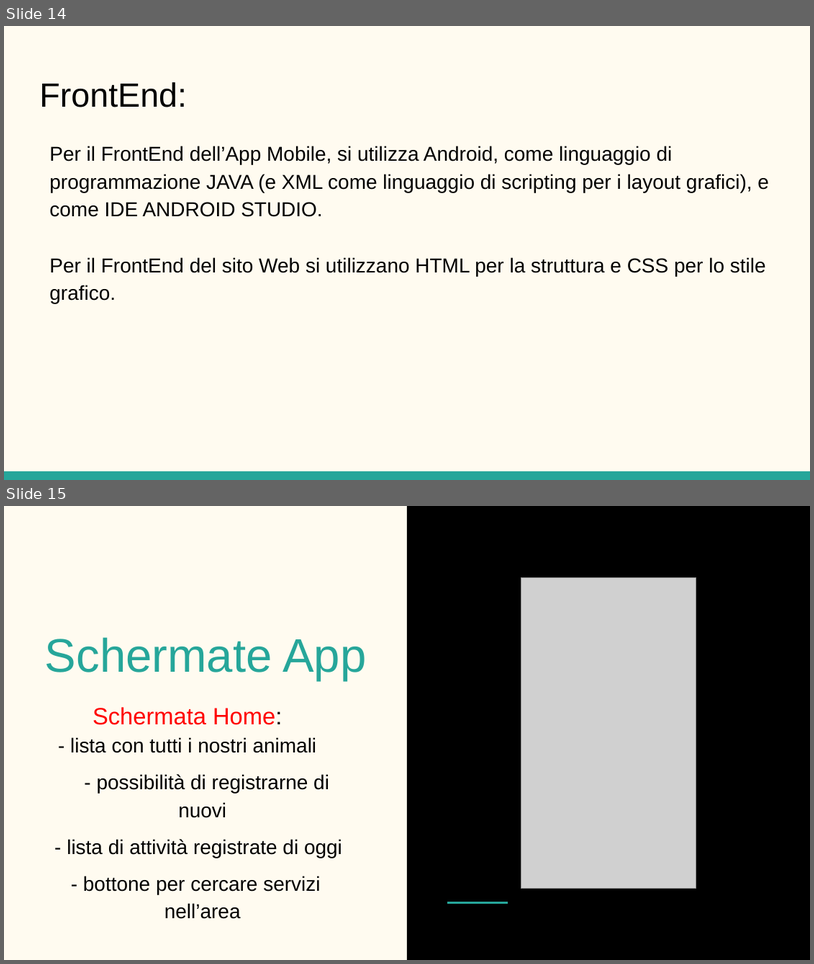
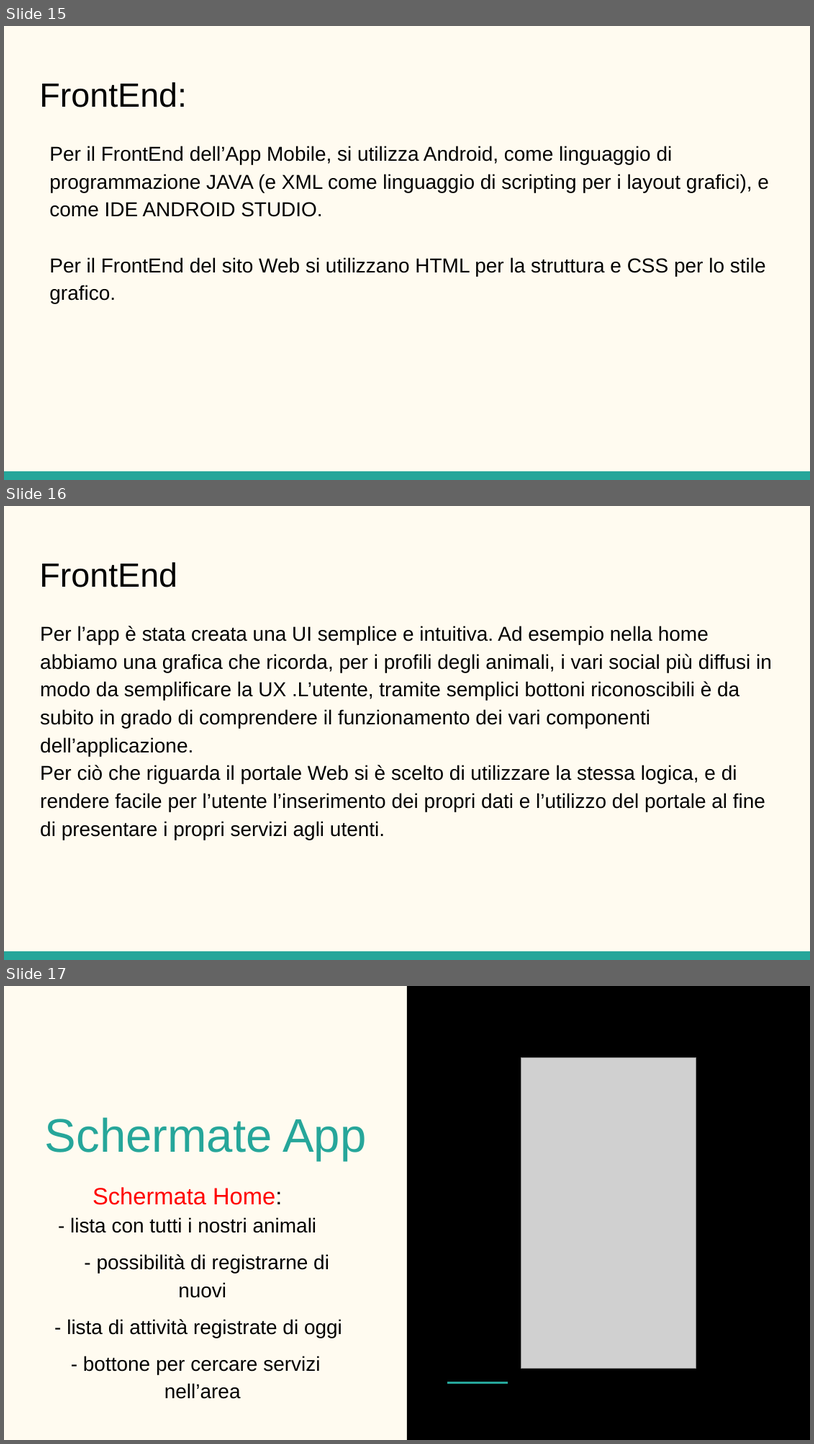
Before and after one commit to Tommiconlai/AppPet, a slide deck: Documenti/Relazione Finale/PP relazione.pptx. Shown one above the other, each under a label of ours: slides 14 and 15 before the commit, slides 15, 16 and 17 after it. The pictures are 814x964 and 814x1444 pixels, drawn with LibreOffice and Linux fonts; fonts in the diff are those of the drawing; grey boxes stand for pictures. Boxes give left, top, right and bottom in pixels: in the first picture for what was removed or moved away, otherwise in the second. Text is boxed around its words. In the diff, an @@ line names an element or a change of style, - is before the commit and + after.

```diff
--- a/Documenti/Relazione Finale/PP relazione.pptx
+++ b/Documenti/Relazione Finale/PP relazione.pptx
@@ slide 16 added at (4, 506, 810, 960), background #FFFBF0; not listed: 1 template element that a slide beside it also shows @@
@@ title added at (39, 562, 178, 587), 30 pt, text #000000 @@
+FrontEnd
@@ text added at (40, 626, 772, 839), 18 pt, text #000000 @@
+Per l’app è stata creata una UI semplice e intuitiva. Ad esempio nella home abbiamo una grafica che ricorda, per i profili degli animali, i vari social più diffusi in modo da semplificare la UX .L’utente, tramite semplici bottoni riconoscibili è da subito in grado di comprendere il funzionamento dei vari componenti dell’applicazione.
+Per ciò che riguarda il portale Web si è scelto di utilizzare la stessa logica, e di rendere facile per l’utente l’inserimento dei propri dati e l’utilizzo del portale al fine di presentare i propri servizi agli utenti.
@@ what was slide 14 is now slide 15 @@
@@ what was slide 15 is now slide 17 @@
```
Also in this commit, not shown: 1 other slide added.
